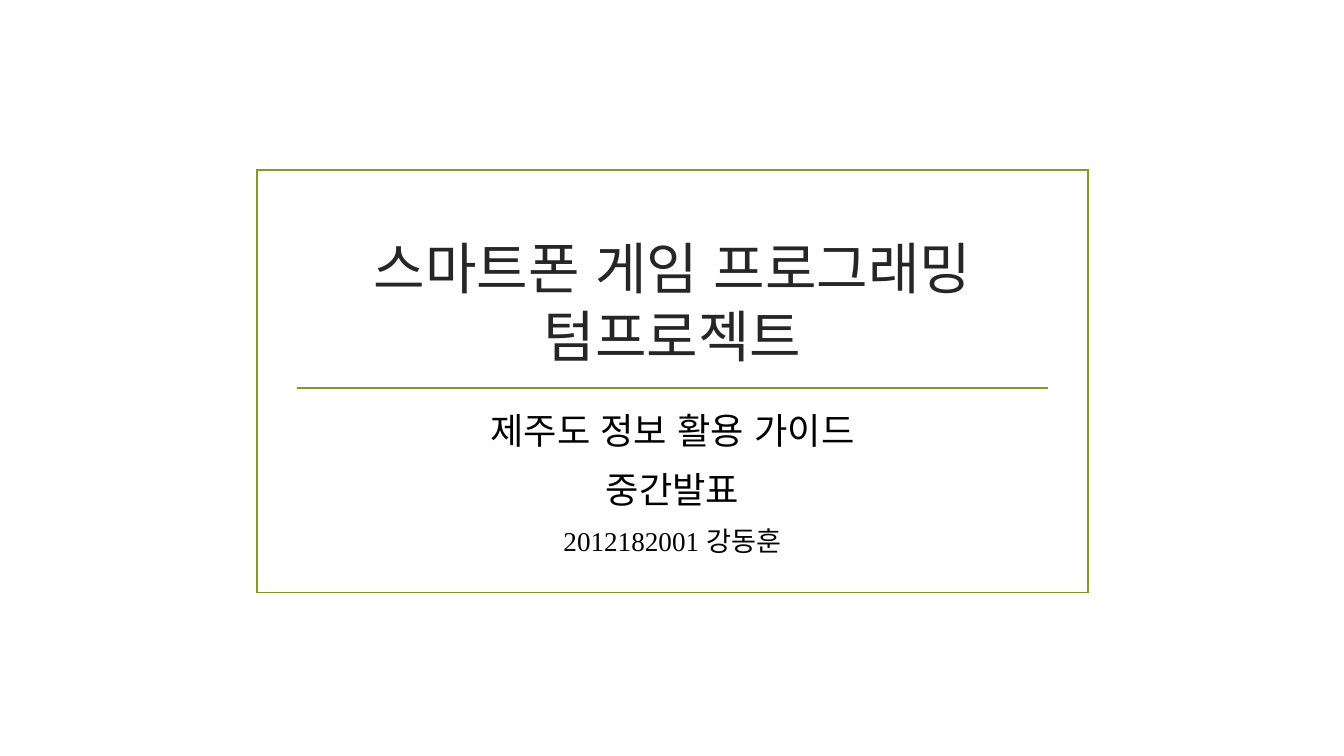
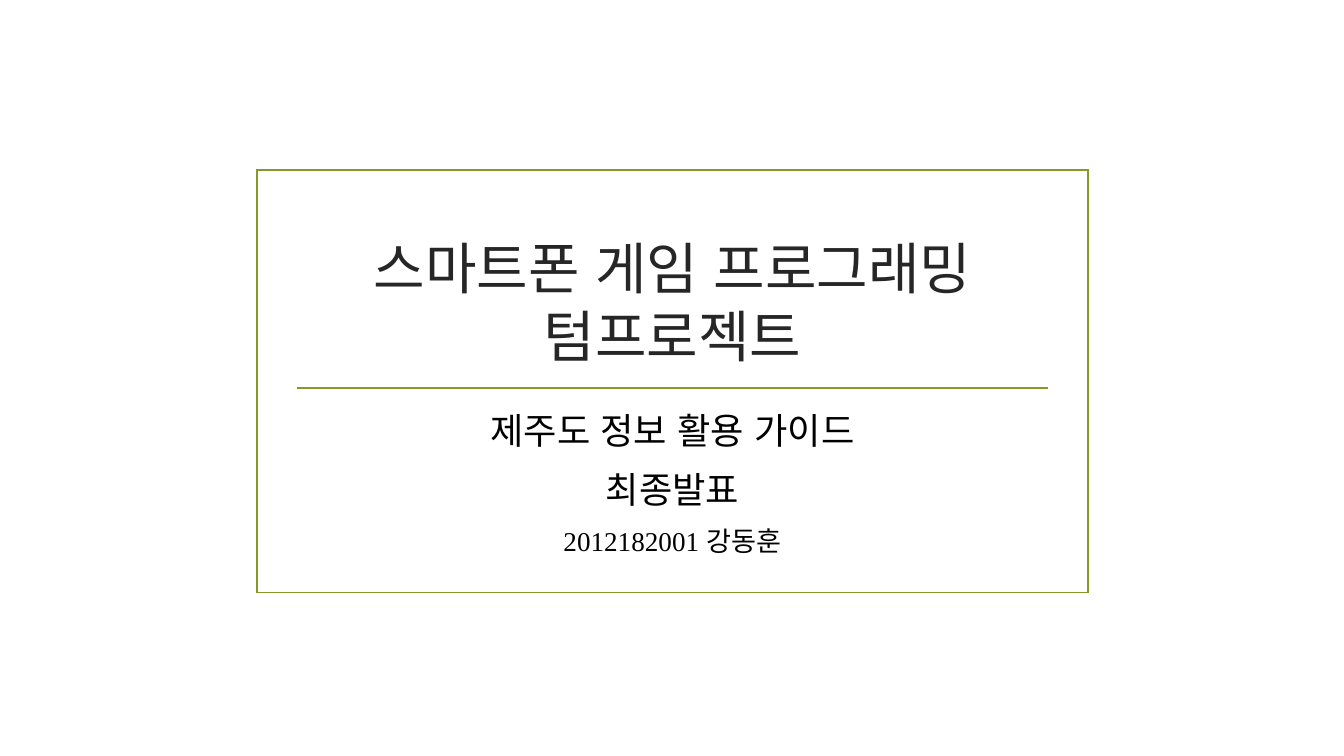
Before and after one commit to dong15/TermProject, a slide deck: slide 1 of 스마트폰 게임 프로그래밍 최종발표.pptx. Drawn at 1344x756 pixels with LibreOffice and Linux fonts; fonts in the diff are those of the drawing; background and template pictures are left out. Boxes give left, top, right and bottom in pixels: in the first picture for what was removed or moved away, otherwise in the second. Text is boxed around its words. In the diff, an @@ line names an element or a change of style, - is before the commit and + after.

```diff
--- a/스마트폰 게임 프로그래밍 최종발표.pptx
+++ b/스마트폰 게임 프로그래밍 최종발표.pptx
@@ subtitle at [606,473,739,506]: text changed @@
-중간발표
+최종발표
```
Also in this commit, not shown: 2 other slides changed, 2 other files.
